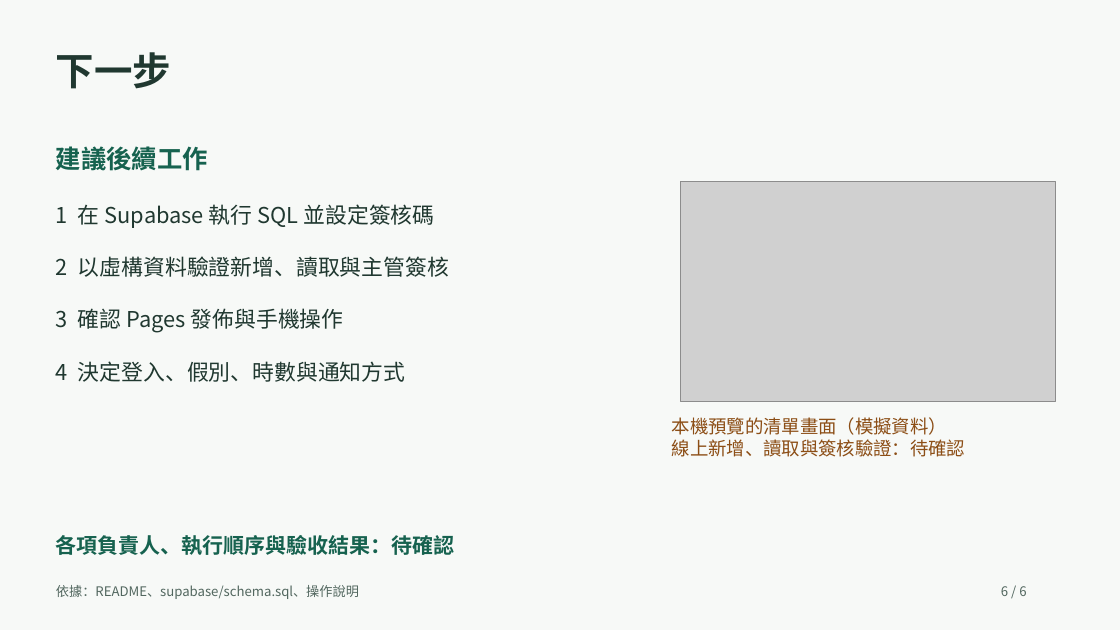
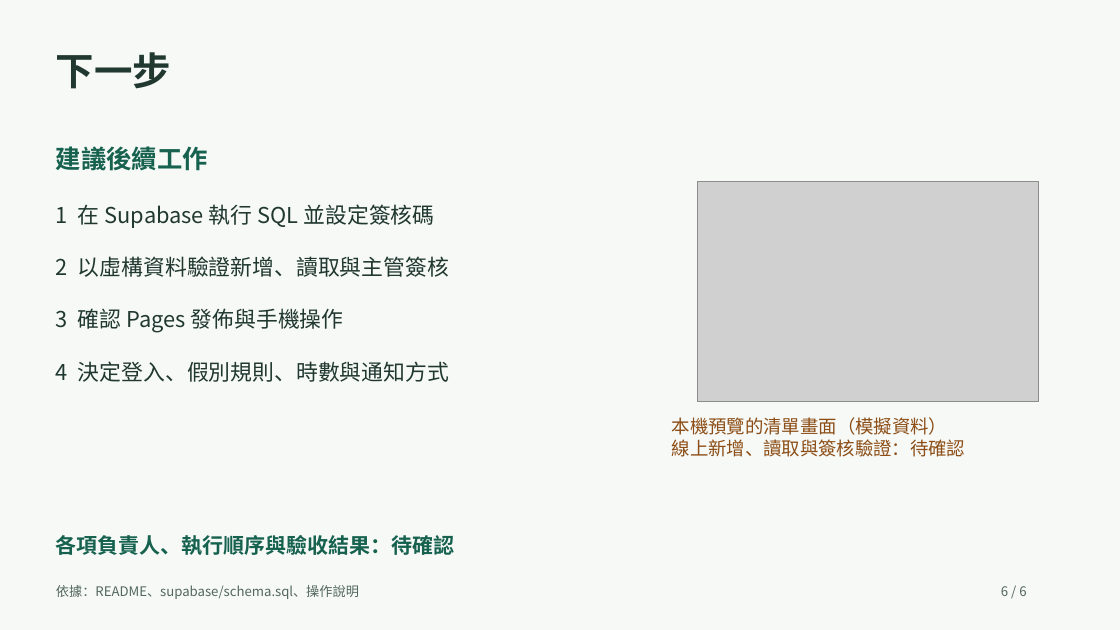
Before and after one commit to 3075zw-byte/i-prop-520, a slide deck: slide 6 of 文件/請假申請系統提案.pptx. Drawn at 1120x630 pixels with LibreOffice and Linux fonts; fonts in the diff are those of the drawing; grey boxes stand for pictures. Boxes give left, top, right and bottom in pixels: in the first picture for what was removed or moved away, otherwise in the second. Text is boxed around its words. In the diff, an @@ line names an element or a change of style, - is before the commit and + after.

```diff
--- a/文件/請假申請系統提案.pptx
+++ b/文件/請假申請系統提案.pptx
@@ picture: place and size @@
-picture at [681,181,1056,402]
+picture at [697,181,1039,402]
@@ text at [56,361,449,382]: text changed @@
-4 決定登入、假別、時數與通知方式
+4 決定登入、假別規則、時數與通知方式
```
Also in this commit, not shown: 4 other slides changed, 13 other files.
